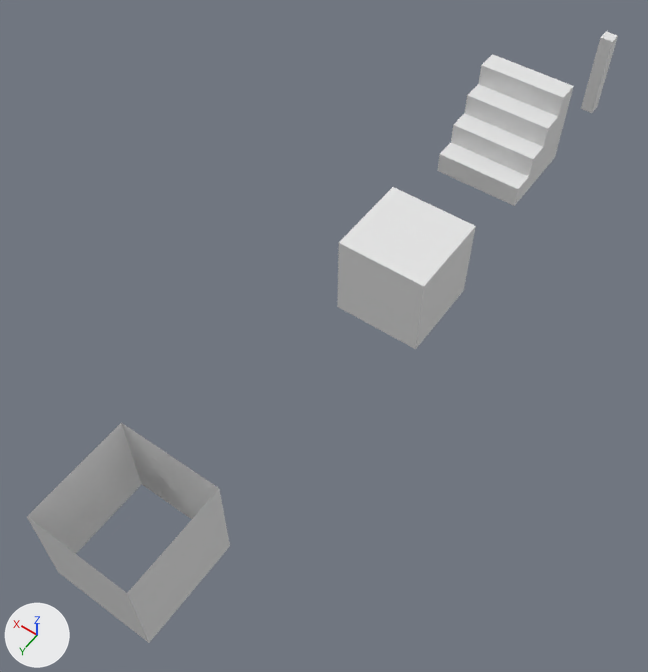
Before and after pictures for a commit that changed the glTF model public/Edge.glb.
Rendered twice from a camera (50 mm lens) standing at (-2.53, 6.19, 7.01) and looking at (0.71, 1.66, -0.12). The lights are fixed; the arrows at lower left show +X, +Y and +Z. Where no turn or scale is listed for an object, it has been applied to the vertices.

Objects in the first picture: 'Edge', 'Poles', 'Stairs', 'Tube'.
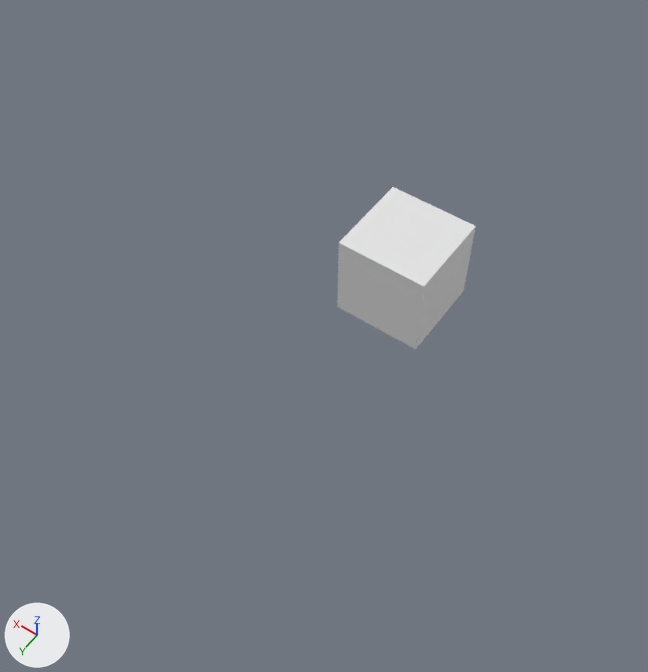
The newer file is also turned or shifted as a whole; pictures and numbers use the older file's frame.

Scene script edits in JSON lines:
```json
{"op": "remove", "block": "ob_stairs", "code": ["ob_stairs = bpy.data.objects.new('Stairs', me_cube_082)", "ob_stairs.location = (0.5, -1.5, 0.5)"]}
{"op": "remove", "block": "ob_poles", "code": ["ob_poles = bpy.data.objects.new('Poles', me_cube_084)", "ob_poles.location = (0.5, -3.5, 0.5)"]}
{"op": "remove", "block": "ob_tube", "code": ["ob_tube = bpy.data.objects.new('Tube', me_cube_088)", "ob_tube.location = (0.5, 4.5, 0.5)"]}
```

Where the change shows, as pixel boxes (x1, y1, x2, y2) in the pictures (648 x 672 px):
```json
{"object": "Tube", "change": "deleted", "before": [27, 423, 230, 643]}
{"object": "Stairs", "change": "deleted", "before": [437, 54, 574, 206]}
{"object": "Poles", "change": "deleted", "before": [581, 32, 618, 113]}
```
